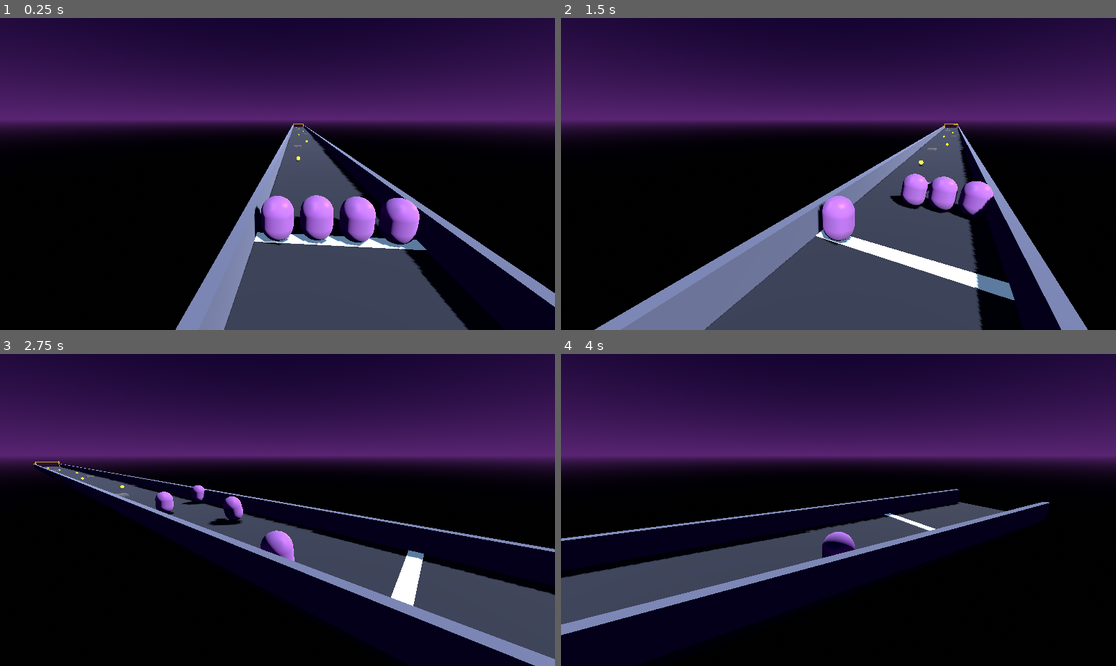
Above: before the commit, frames 1-4 (two rows, left to right).
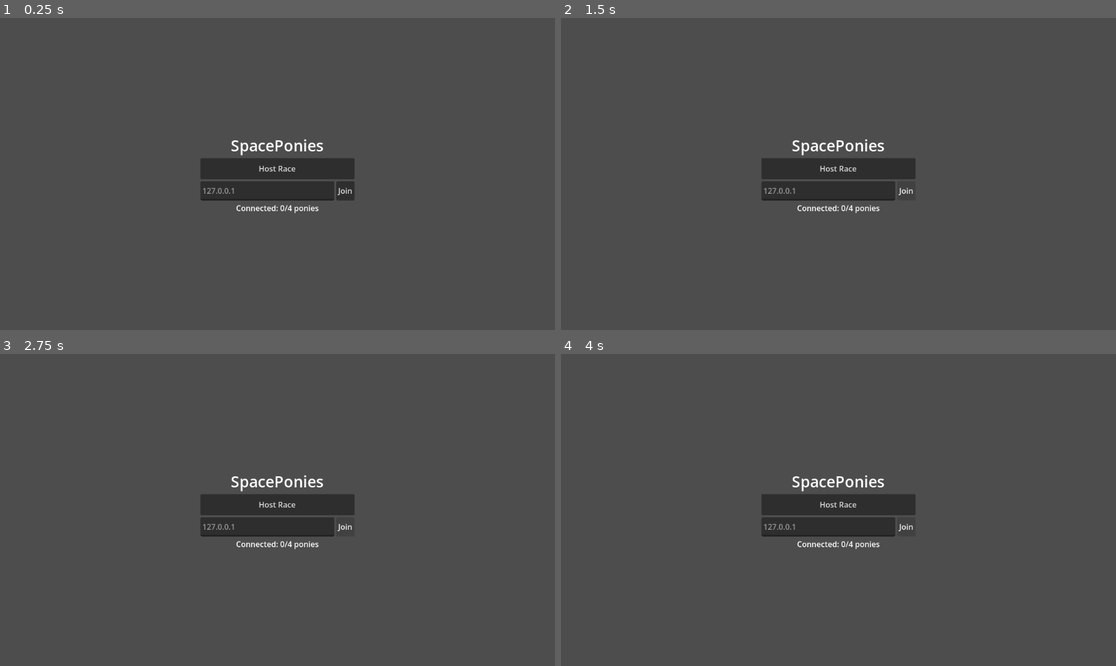
Above: after the commit, the same moments.

Repository: emilyvsemily/SpacePonies
Game: Godot game, scene res://scenes/ui/NetworkLobby.tscn
Two runs of this game, one before a commit and one after it. Both use one fixed random seed, a clock stepped at 60 frames per second and the inputs below. Before the commit the project starts from res://scenes/Main.tscn.
Inputs (mouse positions are in pixels of both pictures, inside the frame that each line leads up to):
- Up to frame 1 (0.25 s): no input
- Up to frame 2 (1.5 s): click (838, 167) at 0.5 s, where only the run after the commit has a clickable "Host Race"; click (905, 189) at 1.25 s, where only the run after the commit has a clickable "Join"
- Up to frame 3 (2.75 s): hold D (move_right) from 2.03 s (still down); tap E (ability) at 2.1 s
- Up to frame 4 (4 s): release D (move_right) at 2.78 s; hold S (move_back) 2.78-3.53 s; tap E (ability) at 2.85, 3.6 s; hold D (move_right) from 3.53 s (still down)

The runs differ from the first frame. In frame 1, 90% of the frame differs, in the area x 0-100%, y 0-100%; in frame 2, 87%; in frame 3, 93%; in frame 4, 93%.

Commit message:
Build M3: online multiplayer
Adds a NetworkManager autoload (host/join over Godot's high-level
multiplayer API, ENetMultiplayerPeer) and a NetworkLobby scene as the
new entry point. Real internet play across NATs stays an unsolved,
deliberately deferred problem per docs/design.md — this covers
same-network direct-IP play.

Main.tscn keeps its 4 static pony slots from M2; RaceManager now
reassigns each slot's multiplayer authority to a connected peer at
race start (leftover slots stay AI bots, host-authoritative by
default), and pony_controller.gd gates all simulation behind
is_multiplayer_authority() so only the owning peer actually drives a
given pony — everyone else sees it via a MultiplayerSynchronizer
replicating position/rotation. is_ai was replaced with is_local_player
throughout, since which pony reads real input and owns the camera is
now a runtime assignment, not a static scene property.

Verified with two real headless Godot processes connecting over
localhost ENet: both peers independently agree on identical slot
assignments and race placements, no sync errors. Offline/solo mode
(no multiplayer_peer set) is unaffected and still works exactly as
in M2, since is_multiplayer_authority() defaults true without a real
peer.

Co-Authored-By: Claude Sonnet 5 <noreply@anthropic.com>

Diff:
--- a/project.godot
+++ b/project.godot
@@ -11,8 +11,12 @@
 [application]
 
 config/name="SpacePonies"
-run/main_scene="res://scenes/Main.tscn"
+run/main_scene="res://scenes/ui/NetworkLobby.tscn"
 config/features=PackedStringArray("4.7", "Forward Plus")
+
+[autoload]
+
+NetworkManager="*res://scripts/network_manager.gd"
 
 [input]
 
--- a/scenes/Main.tscn
+++ b/scenes/Main.tscn
@@ -31,22 +31,19 @@
 
 [node name="Pony" parent="." instance=ExtResource("2_pony")]
 transform = Transform3D(1, 0, 0, 0, 1, 0, 0, 0, 1, -3.6, 1.5, 95)
-is_ai = false
+is_local_player = true
 pony_name = "You"
 
 [node name="Bot1" parent="." instance=ExtResource("2_pony")]
 transform = Transform3D(1, 0, 0, 0, 1, 0, 0, 0, 1, -1.2, 1.5, 95)
-is_ai = true
 pony_name = "Bot 1"
 
 [node name="Bot2" parent="." instance=ExtResource("2_pony")]
 transform = Transform3D(1, 0, 0, 0, 1, 0, 0, 0, 1, 1.2, 1.5, 95)
-is_ai = true
 pony_name = "Bot 2"
 
 [node name="Bot3" parent="." instance=ExtResource("2_pony")]
 transform = Transform3D(1, 0, 0, 0, 1, 0, 0, 0, 1, 3.6, 1.5, 95)
-is_ai = true
 pony_name = "Bot 3"
 
 [node name="DirectionalLight3D" type="DirectionalLight3D" parent="."]
--- a/scenes/pony/Pony.tscn
+++ b/scenes/pony/Pony.tscn
@@ -38,3 +38,5 @@
 spring_length = 9.5
 
 [node name="Camera3D" type="Camera3D" parent="SpringArm3D"]
+
+[node name="MultiplayerSynchronizer" type="MultiplayerSynchronizer" parent="."]
--- /dev/null
+++ b/scenes/ui/NetworkLobby.tscn
@@ -0,0 +1,54 @@
+[gd_scene load_steps=2 format=3 uid="uid://c0lobby000001"]
+
+[ext_resource type="Script" path="res://scripts/network_lobby.gd" id="1_lobby"]
+
+[node name="NetworkLobby" type="Control"]
+anchor_right = 1.0
+anchor_bottom = 1.0
+offset_right = 0.0
+offset_bottom = 0.0
+script = ExtResource("1_lobby")
+
+[node name="CenterContainer" type="CenterContainer" parent="."]
+anchor_left = 0.0
+anchor_top = 0.0
+anchor_right = 1.0
+anchor_bottom = 1.0
+offset_left = 0.0
+offset_top = 0.0
+offset_right = 0.0
+offset_bottom = 0.0
+grow_horizontal = 2
+grow_vertical = 2
+
+[node name="VBox" type="VBoxContainer" parent="CenterContainer"]
+custom_minimum_size = Vector2(320, 0)
+
+[node name="Title" type="Label" parent="CenterContainer/VBox"]
+theme_override_font_sizes/font_size = 32
+text = "SpacePonies"
+horizontal_alignment = 1
+
+[node name="HostButton" type="Button" parent="CenterContainer/VBox"]
+custom_minimum_size = Vector2(0, 44)
+text = "Host Race"
+
+[node name="JoinRow" type="HBoxContainer" parent="CenterContainer/VBox"]
+
+[node name="IPEdit" type="LineEdit" parent="CenterContainer/VBox/JoinRow"]
+custom_minimum_size = Vector2(200, 40)
+size_flags_horizontal = 3
+placeholder_text = "127.0.0.1"
+
+[node name="JoinButton" type="Button" parent="CenterContainer/VBox/JoinRow"]
+custom_minimum_size = Vector2(0, 40)
+text = "Join"
+
+[node name="StatusLabel" type="Label" parent="CenterContainer/VBox"]
+text = "Host a race, or join one by IP."
+horizontal_alignment = 1
+autowrap_mode = 2
+
+[node name="StartButton" type="Button" parent="CenterContainer/VBox"]
+custom_minimum_size = Vector2(0, 44)
+text = "Start Race"
--- /dev/null
+++ b/scripts/network_lobby.gd
@@ -0,0 +1,47 @@
+extends Control
+
+## Gray-box M3 lobby: host or join by IP on the local network, then the
+## host starts the race for everyone. No matchmaking/relay — see
+## docs/design.md for why real internet play is deferred.
+
+@onready var host_button: Button = $CenterContainer/VBox/HostButton
+@onready var ip_edit: LineEdit = $CenterContainer/VBox/JoinRow/IPEdit
+@onready var join_button: Button = $CenterContainer/VBox/JoinRow/JoinButton
+@onready var status_label: Label = $CenterContainer/VBox/StatusLabel
+@onready var start_button: Button = $CenterContainer/VBox/StartButton
+
+func _ready() -> void:
+	start_button.hide()
+	host_button.pressed.connect(_on_host_pressed)
+	join_button.pressed.connect(_on_join_pressed)
+	start_button.pressed.connect(_on_start_pressed)
+	NetworkManager.player_list_changed.connect(_update_status)
+	_update_status()
+
+func _on_host_pressed() -> void:
+	if NetworkManager.host_game() == OK:
+		_lock_connect_controls()
+		start_button.show()
+		_update_status()
+
+func _on_join_pressed() -> void:
+	var address := ip_edit.text.strip_edges()
+	if address.is_empty():
+		address = "127.0.0.1"
+	if NetworkManager.join_game(address) == OK:
+		_lock_connect_controls()
+		_update_status()
+
+func _on_start_pressed() -> void:
+	NetworkManager.start_race()
+
+func _lock_connect_controls() -> void:
+	host_button.disabled = true
+	join_button.disabled = true
+	ip_edit.editable = false
+
+func _update_status() -> void:
+	if not NetworkManager.is_networked():
+		status_label.text = "Host a race, or join one by IP."
+		return
+	status_label.text = "Connected: %d/%d ponies" % [NetworkManager.connected_peers.size(), NetworkManager.MAX_PLAYERS]
--- /dev/null
+++ b/scripts/network_manager.gd
@@ -0,0 +1,101 @@
+extends Node
+
+## Autoload. Thin host/join layer over Godot's high-level multiplayer API.
+## Gray-box M3: same-network play only (direct IP). Real internet play
+## across NATs (relay/matchmaking) is a known deferred problem — see
+## docs/design.md.
+
+const PORT := 8910
+const MAX_PLAYERS := 4
+const RACE_SCENE := "res://scenes/Main.tscn"
+const LOBBY_SCENE := "res://scenes/ui/NetworkLobby.tscn"
+
+signal player_list_changed
+
+## Peer IDs currently connected, host (1) always included once hosting/joined.
+var connected_peers: Array = []
+
+func _ready() -> void:
+	multiplayer.peer_connected.connect(_on_peer_connected)
+	multiplayer.peer_disconnected.connect(_on_peer_disconnected)
+	multiplayer.connected_to_server.connect(_on_connected_to_server)
+	multiplayer.connection_failed.connect(_on_connection_failed)
+	multiplayer.server_disconnected.connect(_on_server_disconnected)
+	_check_cmdline_autostart()
+
+func host_game() -> Error:
+	var peer := ENetMultiplayerPeer.new()
+	var err := peer.create_server(PORT, MAX_PLAYERS)
+	if err != OK:
+		push_warning("host_game failed: %s" % err)
+		return err
+	multiplayer.multiplayer_peer = peer
+	connected_peers = [1]
+	player_list_changed.emit()
+	return OK
+
+func join_game(address: String) -> Error:
+	var peer := ENetMultiplayerPeer.new()
+	var err := peer.create_client(address, PORT)
+	if err != OK:
+		push_warning("join_game failed: %s" % err)
+		return err
+	multiplayer.multiplayer_peer = peer
+	return OK
+
+func start_race() -> void:
+	if not multiplayer.is_server():
+		return
+	_start_race_rpc.rpc()
+
+@rpc("authority", "call_local", "reliable")
+func _start_race_rpc() -> void:
+	get_tree().change_scene_to_file(RACE_SCENE)
+
+func is_networked() -> bool:
+	return multiplayer.multiplayer_peer != null
+
+func _on_peer_connected(id: int) -> void:
+	if not connected_peers.has(id):
+		connected_peers.append(id)
+	print("NetworkManager: peer %d connected (%d/%d)" % [id, connected_peers.size(), MAX_PLAYERS])
+	player_list_changed.emit()
+
+func _on_peer_disconnected(id: int) -> void:
+	connected_peers.erase(id)
+	player_list_changed.emit()
+
+func _on_connected_to_server() -> void:
+	if not connected_peers.has(1):
+		connected_peers.append(1)
+	if not connected_peers.has(multiplayer.get_unique_id()):
+		connected_peers.append(multiplayer.get_unique_id())
+	player_list_changed.emit()
+
+func _on_connection_failed() -> void:
+	push_warning("Connection failed")
+	multiplayer.multiplayer_peer = null
+
+func _on_server_disconnected() -> void:
+	push_warning("Server disconnected")
+	multiplayer.multiplayer_peer = null
+	connected_peers.clear()
+	get_tree().change_scene_to_file(LOBBY_SCENE)
+
+## Headless/automated-testing entry point: `--host` or `--join=127.0.0.1`
+## on the command line, so two Godot processes can connect without a UI.
+func _check_cmdline_autostart() -> void:
+	for arg in OS.get_cmdline_user_args():
+		if arg == "--host":
+			call_deferred("_autostart_host")
+		elif arg.begins_with("--join="):
+			call_deferred("_autostart_join", arg.substr("--join=".length()))
+
+func _autostart_host() -> void:
+	if host_game() != OK:
+		return
+	await get_tree().create_timer(6.0).timeout
+	start_race()
+
+func _autostart_join(address: String) -> void:
+	join_game(address)
--- a/scripts/pony_controller.gd
+++ b/scripts/pony_controller.gd
@@ -5,10 +5,12 @@
 ## the wobble/jank layer is a procedural bob applied to the visual mesh only,
 ## so it works regardless of a pony's leg count/body plan (see docs/design.md).
 ##
-## Also drives a simple wandering AI mode (is_ai) so M2's bot ponies can
-## reuse the exact same movement/ability code as the player.
+## Also drives a simple wandering AI mode so bots (and, over the network,
+## host-simulated bots) reuse the exact same movement/ability code as the
+## player. In multiplayer, only the peer with authority over a given pony
+## simulates it at all — everyone else just sees the synced transform.
 
-@export var is_ai: bool = false
+@export var is_local_player: bool = false
 @export var pony_name: String = "Pony"
 
 @export var acceleration: float = 7.0
@@ -32,6 +34,7 @@
 
 @onready var visual: Node3D = $Visual
 @onready var camera: Camera3D = $SpringArm3D/Camera3D
+@onready var sync: MultiplayerSynchronizer = $MultiplayerSynchronizer
 
 var food_collected: int = 0
 
@@ -46,12 +49,20 @@
 var _drift_seed: float = 0.0
 
 func _ready() -> void:
-	camera.current = not is_ai
+	camera.current = is_local_player
 	_ai_seed = randf() * 1000.0
 	_ai_ability_timer = randf_range(1.0, 3.0)
 	_drift_seed = randf() * 1000.0
 
+	var config := SceneReplicationConfig.new()
+	config.add_property(NodePath(".:position"))
+	config.add_property(NodePath(".:rotation"))
+	sync.replication_config = config
+
 func _physics_process(delta: float) -> void:
+	if not is_multiplayer_authority():
+		return
+
 	var input_dir := _get_input_dir(delta)
 
 	_drift_time += delta
@@ -71,7 +82,7 @@
 		_use_ability(forward)
 
 	if is_on_floor():
-		if not is_ai and Input.is_action_just_pressed("jump"):
+		if is_local_player and Input.is_action_just_pressed("jump"):
 			velocity.y = jump_velocity
 	else:
 		velocity.y -= gravity * delta
@@ -81,7 +92,7 @@
 	_update_wacky_wobble(delta, Vector3(velocity.x, 0.0, velocity.z).length())
 
 func _get_input_dir(delta: float) -> Vector2:
-	if not is_ai:
+	if is_local_player:
 		return Vector2(
 			Input.get_action_strength("move_right") - Input.get_action_strength("move_left"),
 			Input.get_action_strength("move_back") - Input.get_action_strength("move_forward")
@@ -101,7 +112,7 @@
 	return Vector2(clamp(steer, -1.0, 1.0), -1.0)
 
 func _wants_ability(delta: float) -> bool:
-	if not is_ai:
+	if is_local_player:
 		return Input.is_action_just_pressed("ability")
 	_ai_ability_timer -= delta
 	if _ai_ability_timer <= 0.0:
@@ -113,6 +124,12 @@
 	velocity += forward * ability_dash_speed
 	_ability_cooldown_timer = ability_cooldown
 	_ability_flash = 1.0
+
+## Called by RaceManager after reassigning multiplayer authority for this
+## slot, since is_local_player is normally only read once in _ready().
+func set_as_local_player(value: bool) -> void:
+	is_local_player = value
+	camera.current = value
 
 func collect_food() -> void:
 	food_collected += 1
--- a/scripts/race_manager.gd
+++ b/scripts/race_manager.gd
@@ -3,25 +3,53 @@
 ## Gray-box race manager: listens to the finish trigger and logs placements
 ## as each of the 4 ponies crosses. No UI yet — console output only,
 ## sufficient to verify the core race loop works end to end.
+##
+## Also does the M3 multiplayer slot assignment: the scene always has 4
+## static pony slots (Pony/Bot1/Bot2/Bot3); when networked, each connected
+## peer claims one slot (authority + is_local_player reassigned at runtime)
+## and any leftover slots stay AI bots, host-authoritative by default.
 
 @export var finish_trigger_path: NodePath
 @export var finish_banner_path: NodePath
+@export var pony_slot_paths: Array[NodePath] = [NodePath("Pony"), NodePath("Bot1"), NodePath("Bot2"), NodePath("Bot3")]
 
 var placements: Array = []
 var _banner: Node = null
 
 func _ready() -> void:
+	_assign_multiplayer_slots()
+
 	var trigger := get_node_or_null(finish_trigger_path) as Area3D
 	if trigger and trigger.has_signal("pony_finished"):
 		trigger.pony_finished.connect(_on_pony_finished)
 	_banner = get_node_or_null(finish_banner_path)
+
+func _assign_multiplayer_slots() -> void:
+	if not NetworkManager.is_networked():
+		return
+	var peers := NetworkManager.connected_peers.duplicate()
+	peers.sort()
+	var my_id := multiplayer.get_unique_id()
+	for i in pony_slot_paths.size():
+		var pony := get_node_or_null(pony_slot_paths[i])
+		if pony == null:
+			continue
+		if i < peers.size():
+			var peer_id: int = peers[i]
+			pony.set_multiplayer_authority(peer_id)
+			pony.set_as_local_player(peer_id == my_id)
+			pony.pony_name = "Player %d" % peer_id
+		else:
+			pony.set_multiplayer_authority(1)
+			pony.set_as_local_player(false)
+		print("RaceManager: slot %d = %s (local=%s)" % [i, pony.pony_name, pony.is_local_player])
 
 func _on_pony_finished(body: Node3D) -> void:
 	if placements.has(body):
 		return
 	placements.append(body)
 	print("Place %d: %s (food: %d)" % [placements.size(), body.pony_name, body.food_collected])
-	if not body.is_ai and _banner and _banner.has_method("show_finished"):
+	if body.is_local_player and _banner and _banner.has_method("show_finished"):
 		_banner.show_finished("FINISHED!")
 	if placements.size() >= 4:
 		print("=== RACE COMPLETE ===")
Not shown, added: scripts/network_lobby.gd.uid
Not shown, added: scripts/network_manager.gd.uid
